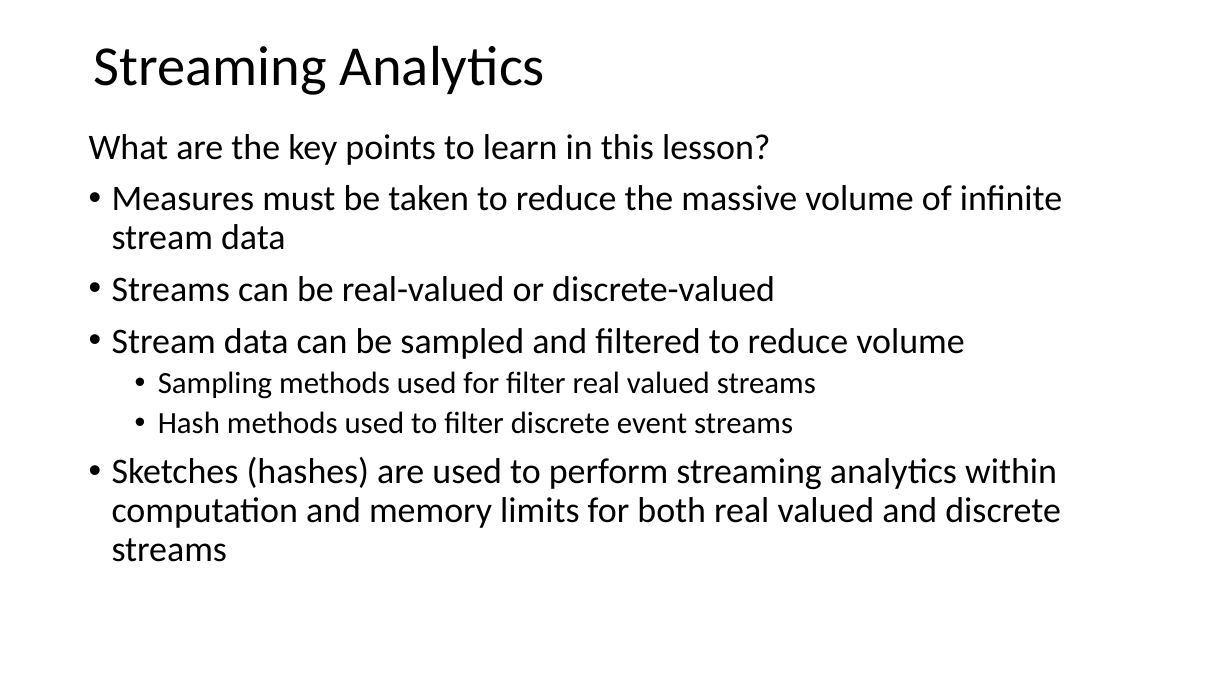
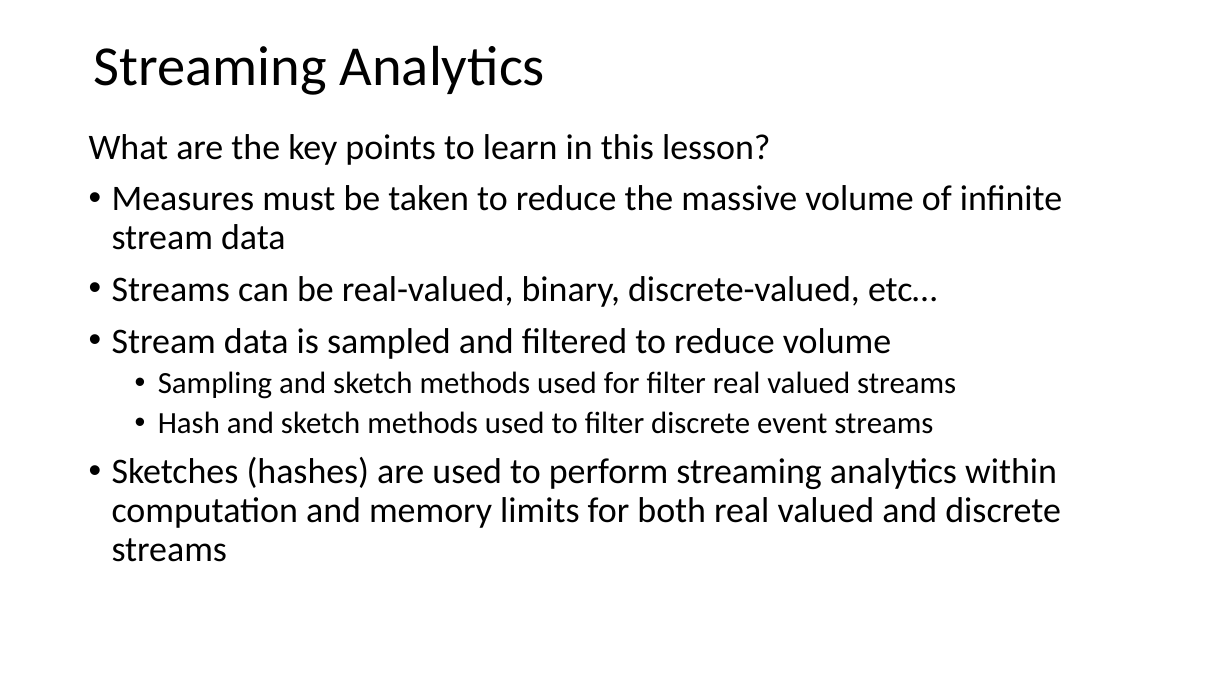
Before and after one commit to StephenElston/CSCI-E-108, a slide deck: slide 3 of slides/7_OnlineAnalytics_Part2.pptx. Drawn at 1232x693 pixels with LibreOffice and Linux fonts; fonts in the diff are those of the drawing. Boxes give left, top, right and bottom in pixels: in the first picture for what was removed or moved away, otherwise in the second. Text is boxed around its words. In the diff, an @@ line names an element or a change of style, - is before the commit and + after.

```diff
--- a/slides/7_OnlineAnalytics_Part2.pptx
+++ b/slides/7_OnlineAnalytics_Part2.pptx
@@ text at <box>112,276,956,434</box>: text changed @@
-• Streams can be real-valued or discrete-valued
-• Stream data can be sampled and filtered to reduce volume
-  • Sampling methods used for filter real valued streams
-  • Hash methods used to filter discrete event streams
+• Streams can be real-valued, binary, discrete-valued, etc…
+• Stream data is sampled and filtered to reduce volume
+  • Sampling and sketch methods used for filter real valued streams
+  • Hash and sketch methods used to filter discrete event streams
```
Also in this commit, not shown: 1 slide added.
